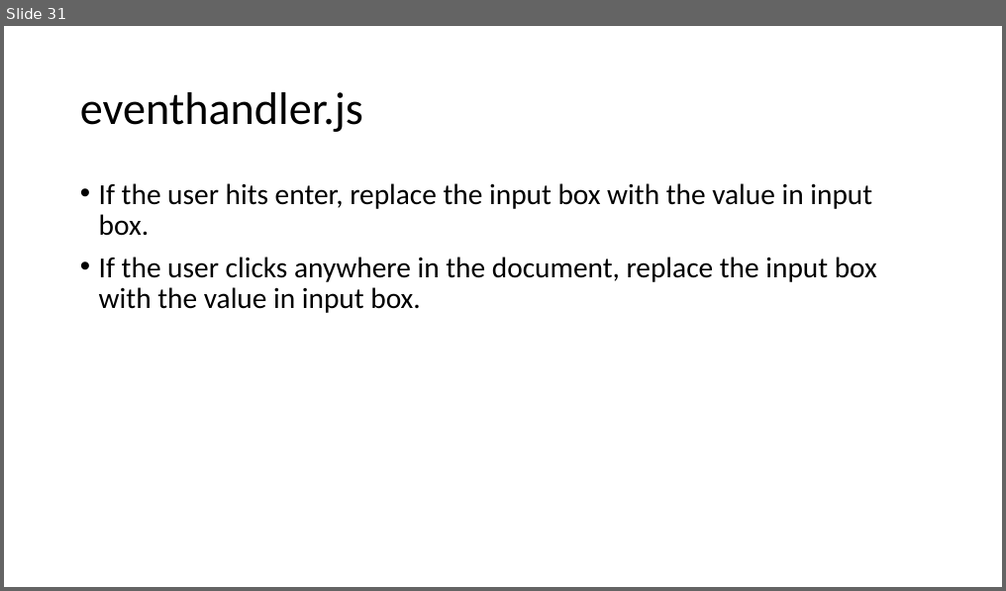
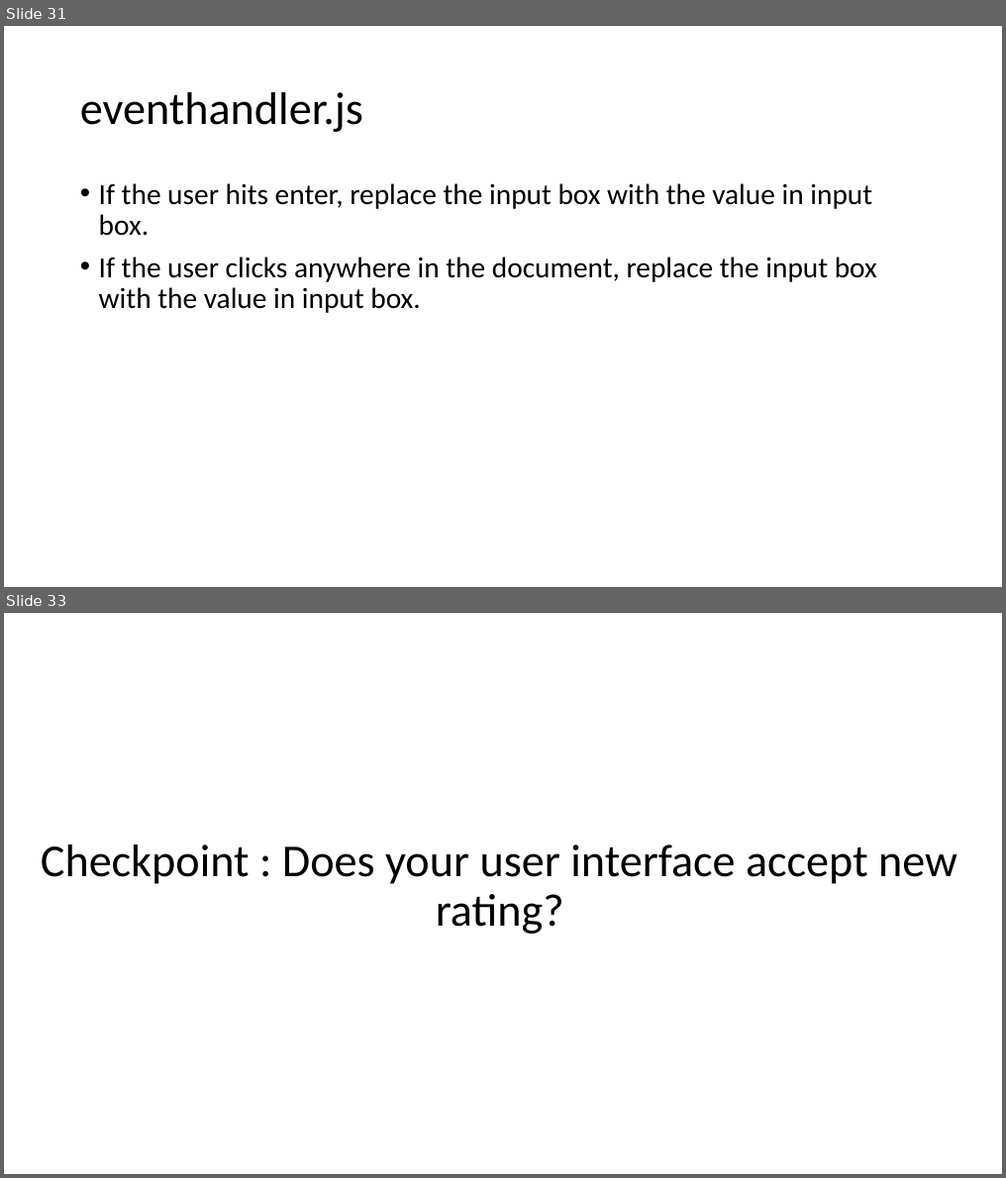
Before and after one commit to DivyaKampalli/movie-rating, a slide deck: Fullstack Tutorial.pptx. Shown one above the other, each under a label of ours: slide 31 before the commit, slides 31 and 33 after it; the slides between them are not shown. The pictures are 1006x591 and 1006x1178 pixels, drawn with LibreOffice and Linux fonts; fonts in the diff are those of the drawing. Boxes give left, top, right and bottom in pixels: in the first picture for what was removed or moved away, otherwise in the second. Text is boxed around its words. In the diff, an @@ line names an element or a change of style, - is before the commit and + after.

```diff
--- a/Fullstack Tutorial.pptx
+++ b/Fullstack Tutorial.pptx
@@ slide 33 added at (4,613,1002,1174), background #FFFFFF @@
@@ title added at (41,845,957,934), 44 pt, text #000000 @@
+Checkpoint : Does your user interface accept new rating?
```
Also in this commit, not shown: 1 slide changed, 8 other slides added, 2 other files.
